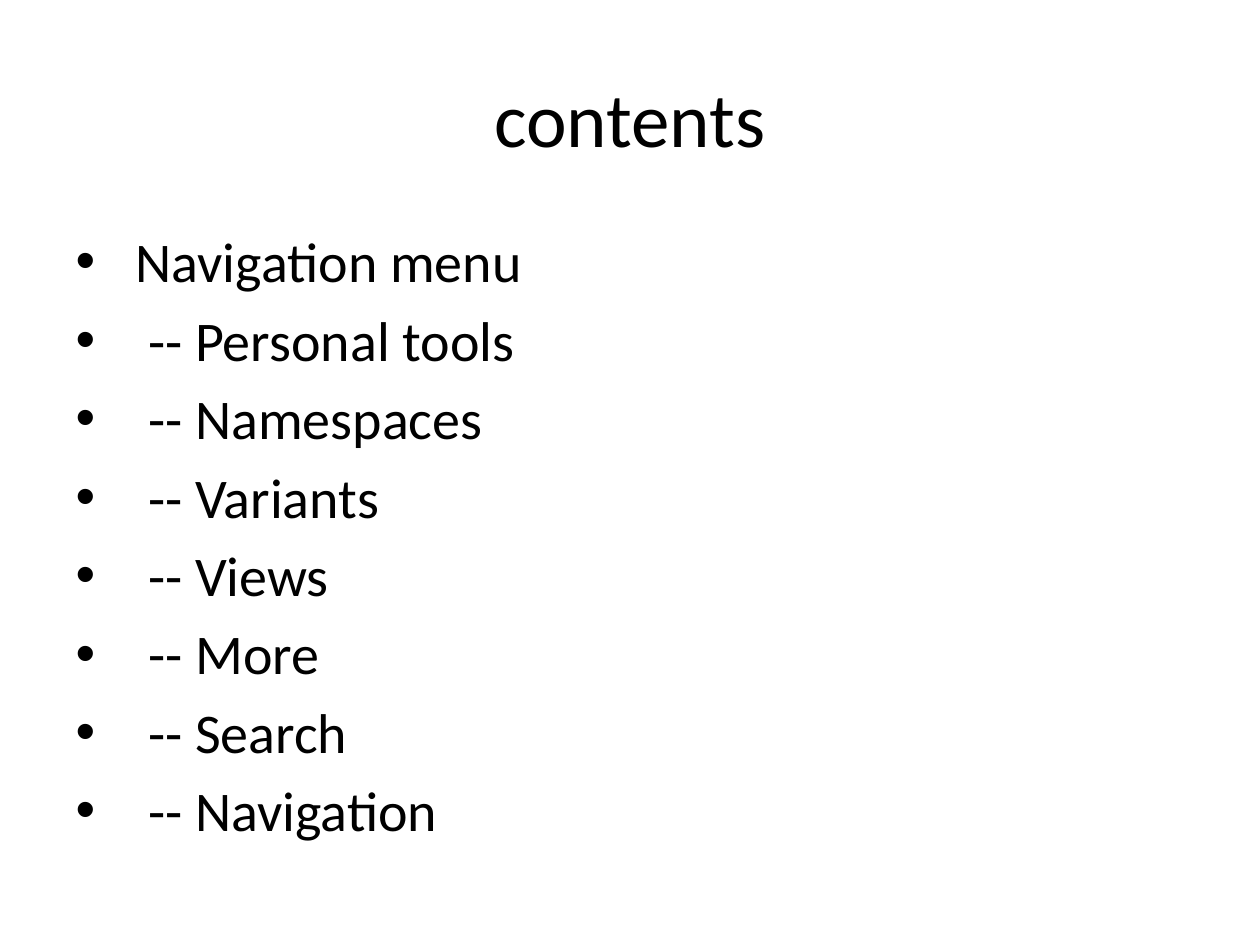
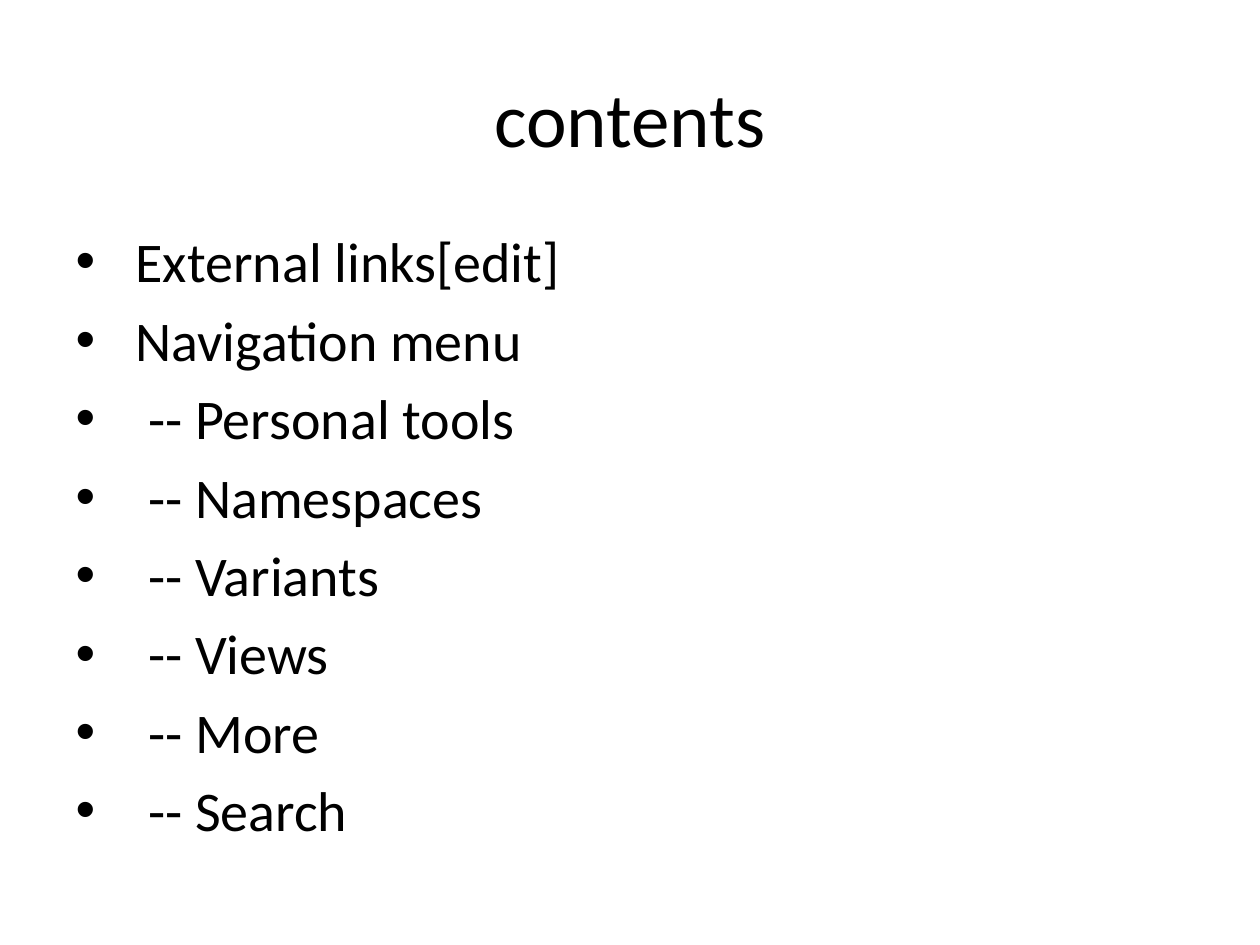
Before and after one commit to eppisai/Uplift---Smart-educational-Platform, a slide deck: slide 4 of AutoPPT-main/AutoPPT-main/something.pptx (slide 3 before the commit). Drawn at 1260x945 pixels with LibreOffice and Linux fonts; fonts in the diff are those of the drawing. Boxes give left, top, right and bottom in pixels: in the first picture for what was removed or moved away, otherwise in the second. Text is boxed around its words. In the diff, an @@ line names an element or a change of style, - is before the commit and + after.

```diff
--- a/AutoPPT-main/AutoPPT-main/something.pptx
+++ b/AutoPPT-main/AutoPPT-main/something.pptx
@@ text at (136, 241, 560, 290): paragraph added @@
+• External links[edit]
@@ text at (195, 792, 437, 841): paragraph removed @@
-• -- Navigation
```
Also in this commit, not shown: 1 other slide changed, 13 slides added, 12 slides removed, 10 other files.
